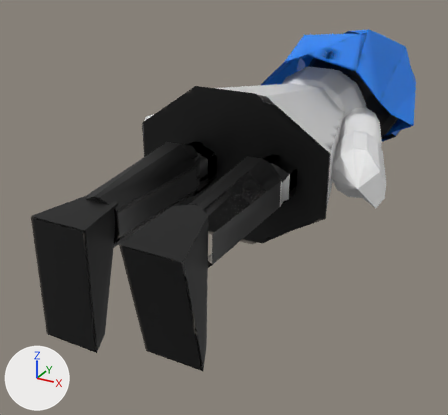
The FBX model Assets/3D/Models/Girl/Girl5-CrouchMove.fbx, before and after one commit.
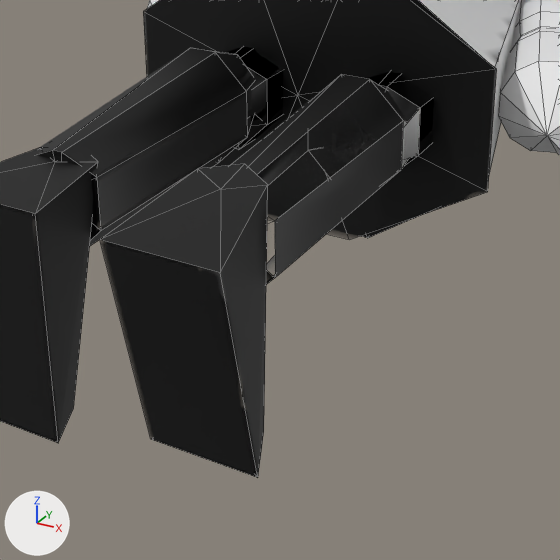
Each version appears first whole from a 50 mm lens placed at (167.0, -192.0, 131.0), pointed at (-30.0, 166.0, -48.0), and next in a close-up on the part from 15% to 81% of the width and 28% to 100% of the height. Every picture has the same lights, and +X, +Y and +Z are marked at lower left. The close-ups show mesh edges as thin lines. Where no turn or scale is listed for an object, it has been applied to the vertices.

Names of what the first close-up shows: 'Dress', 'Dress_outline', 'Forearm_r_1', 'arm_r', 'foot_l_1', 'foot_r_1', 'leg_l_1', 'leg_l_2', 'leg_r_1', 'leg_r_2'.
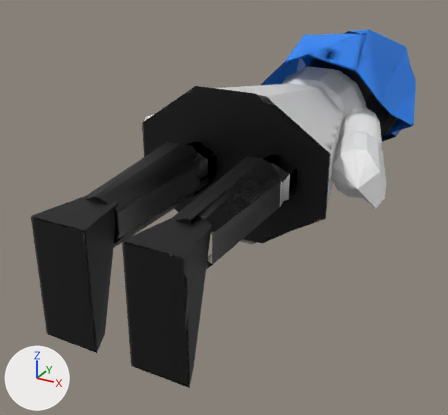
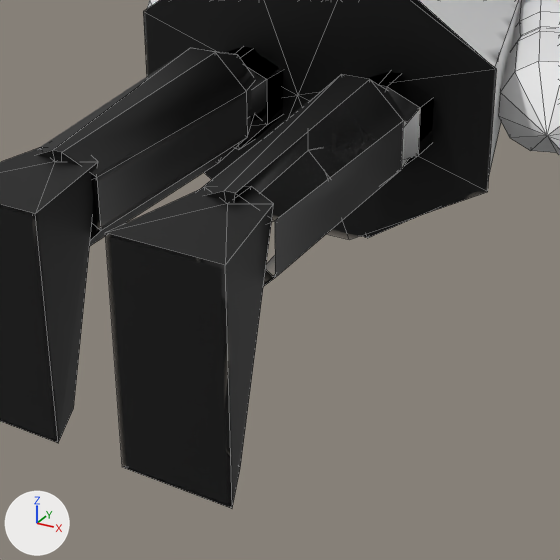
ob_foot_r is not drawn itself; it is the parent of ob_foot_r_1.

What differs and where, as boxes [x1, y1, x2, y2] in the close-ups (560 x 560 px):
'foot_r_1', turned: before [100, 164, 268, 478]; after [106, 186, 274, 509]

The edits, one by one:
Object 'foot_r' (ob_foot_r) turns from (12, 0, 0) to (0, 0, 0) degrees about x, y and z.
